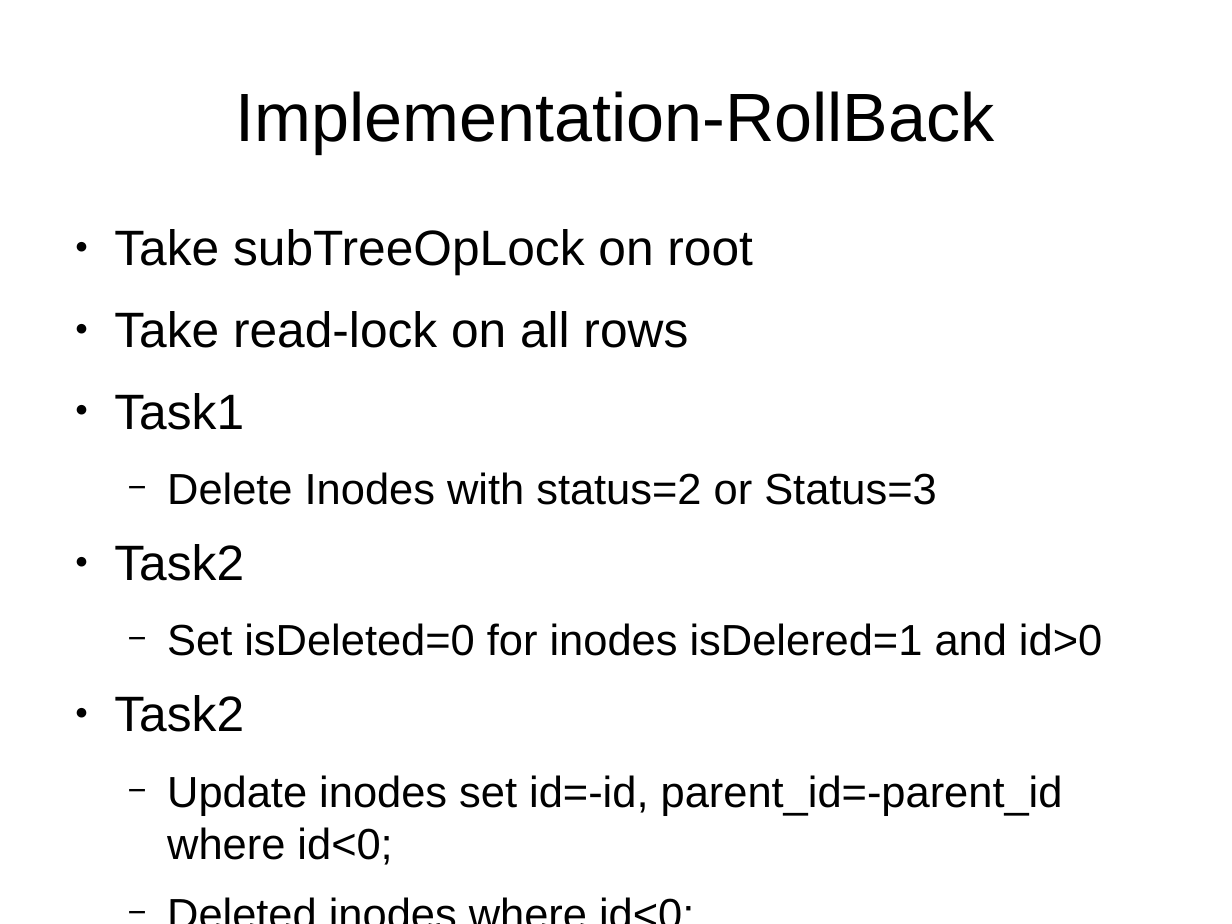
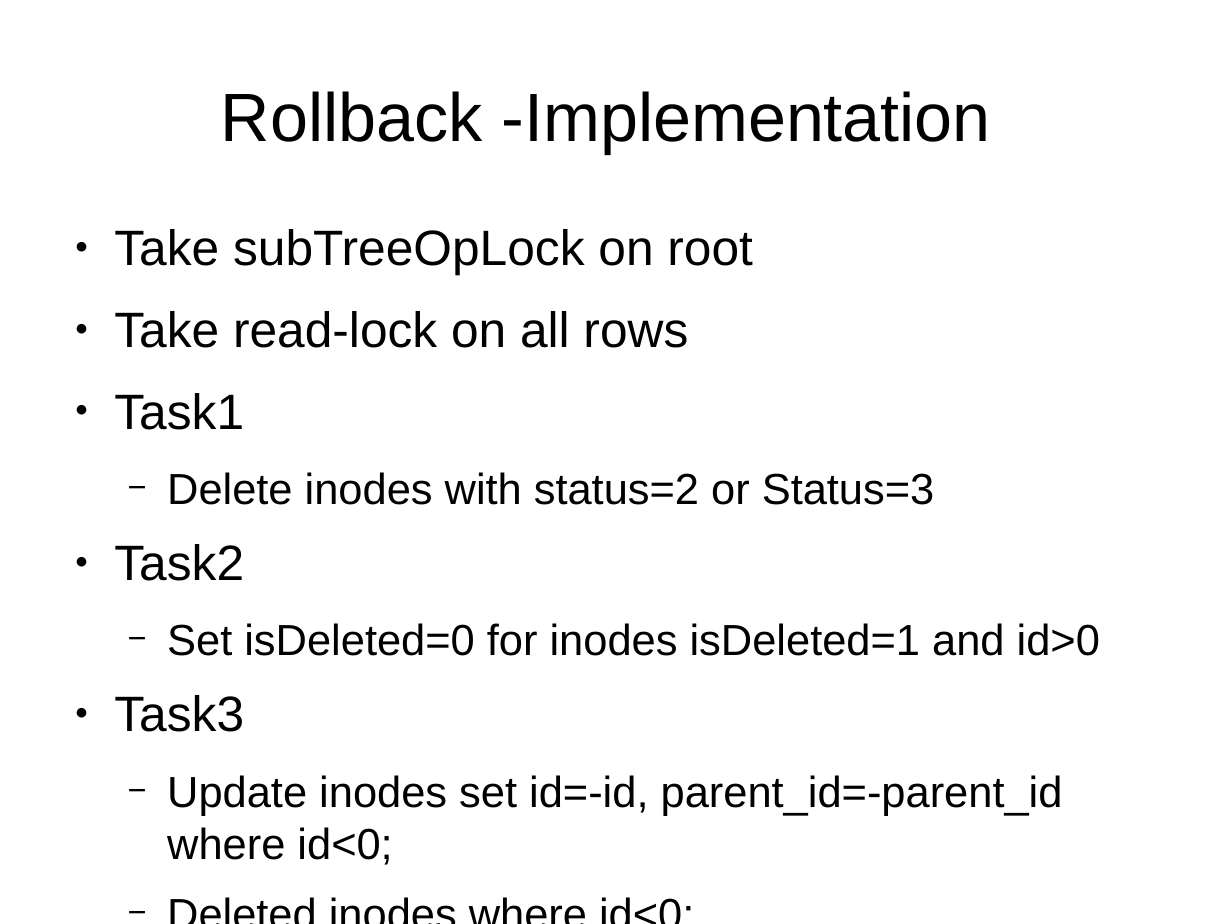
Before and after one commit to pushparajxa/Thesis-Presentation, a slide deck: slide 13 of Final_Presentation.odp (slide 21 before the commit). Drawn at 1232x924 pixels with LibreOffice and Linux fonts; fonts in the diff are those of the drawing. Boxes give left, top, right and bottom in pixels: in the first picture for what was removed or moved away, otherwise in the second. Text is boxed around its words. In the diff, an @@ line names an element or a change of style, - is before the commit and + after.

```diff
--- a/Final_Presentation.odp
+++ b/Final_Presentation.odp
@@ title at <box>221,91,991,153</box>: text changed @@
-Implementation-RollBack
+Rollback -Implementation
@@ text at <box>167,472,935,505</box>: text changed @@
-  − Delete Inodes with status=2 or Status=3
+  − Delete inodes with status=2 or Status=3
@@ text at <box>114,623,1100,732</box>: text changed @@
-  − Set isDeleted=0 for inodes isDelered=1 and id>0
-● Task2
+  − Set isDeleted=0 for inodes isDeleted=1 and id>0
+● Task3
```
Also in this commit, not shown: 16 other slides changed, 5 slides added, 22 slides removed, 5 other files.
